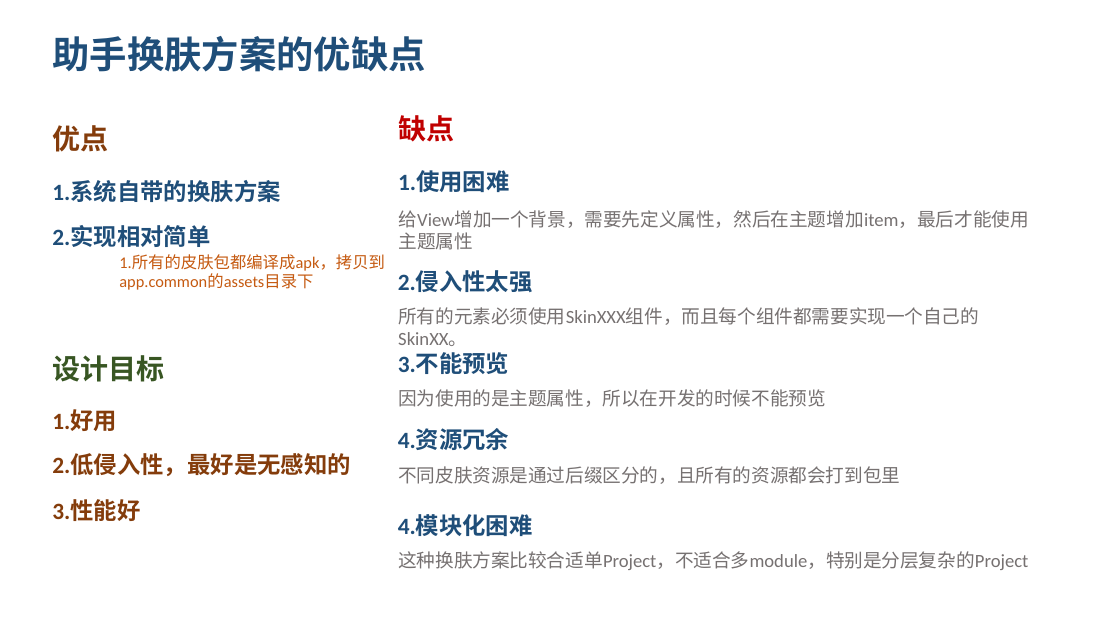
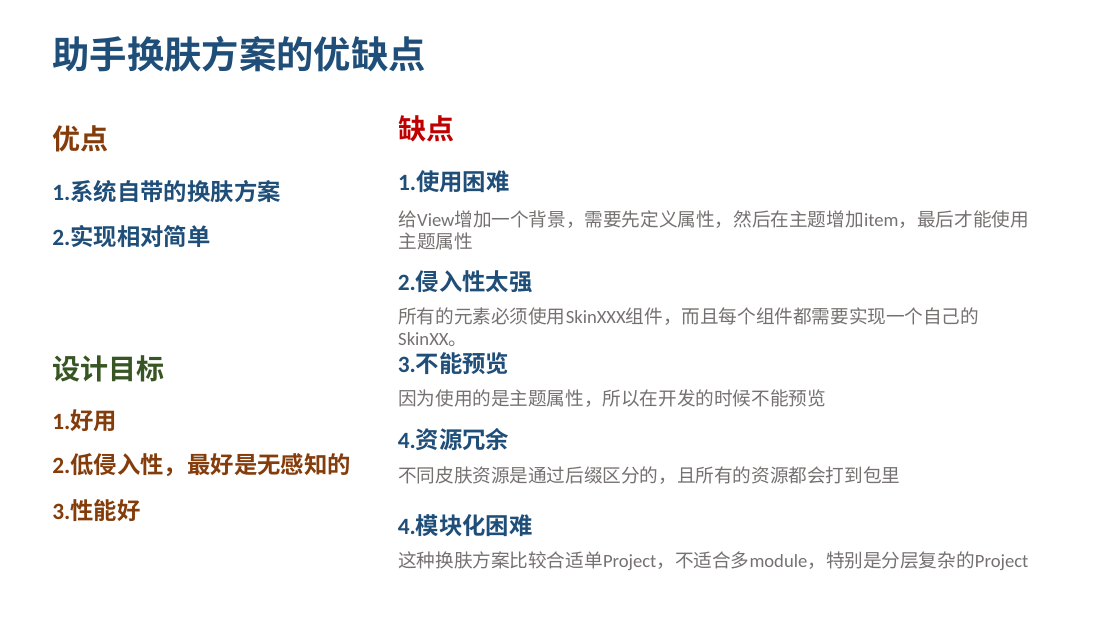
Before and after one commit to xiaofanqingzjj/Text, a slide deck: slide 9 of doc/3.3画图.pptx. Drawn at 1120x630 pixels with LibreOffice and Linux fonts; fonts in the diff are those of the drawing. Boxes give left, top, right and bottom in pixels: in the first picture for what was removed or moved away, otherwise in the second. Text is boxed around its words. In the diff, an @@ line names an element or a change of style, - is before the commit and + after.

```diff
--- a/doc/3.3画图.pptx
+++ b/doc/3.3画图.pptx
@@ text removed at (x1=119, y1=255, x2=385, y2=290) @@
-1.所有的皮肤包都编译成apk，拷贝到app.common的assets目录下
```
Also in this commit, not shown: 7 other slides changed, 1 slide added, 1 slide removed.
